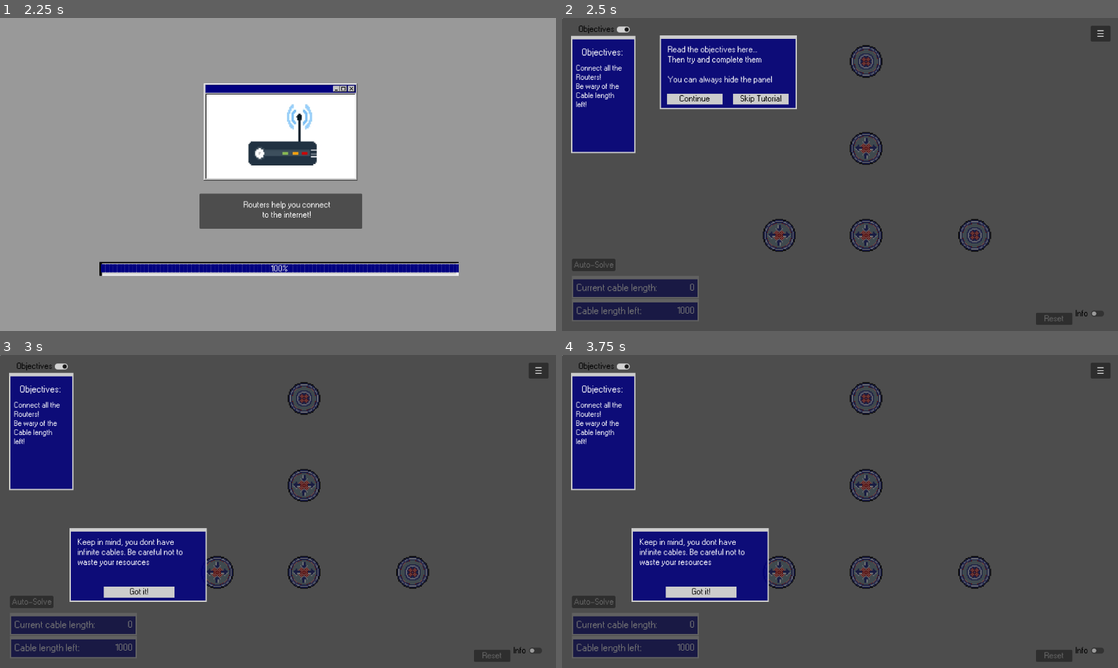
Above: before the commit, frames 1-4 (two rows, left to right).
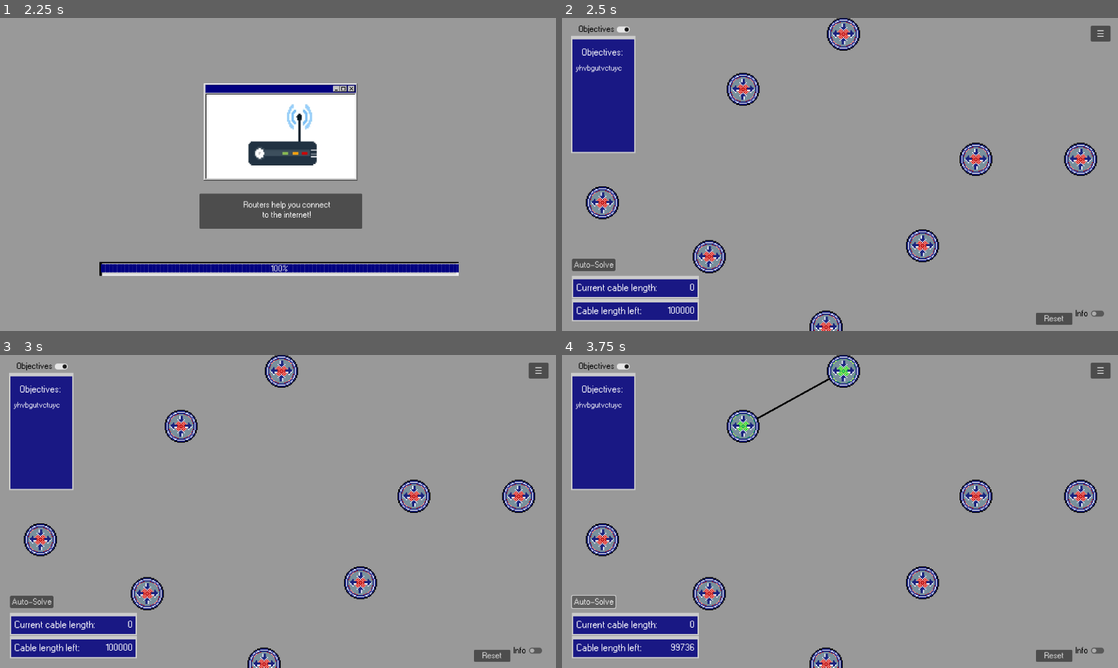
Above: after the commit, the same moments.

Repository: BcubeStudios/Netspace-Game
Game: Godot game, scene res://scenes/opening.tscn
Same seed, same stepped clock (60 frames per second), same inputs: the game is played once before the commit and once after it.
Inputs (mouse positions are in pixels of both pictures, inside the frame that each line leads up to):
- Up to frame 1 (2.25 s): click "START GAME" at 0.5 s; move the mouse to (400, 158) at 1.27 s; click (400, 158) at 1.42 s; move the mouse to (166, 190) at 2.02 s; click (166, 190) at 2.17 s
- Up to frame 2 (2.5 s): no input
- Up to frame 3 (3 s): click (133, 436) at 2.75 s, where only the run before the commit has a clickable "Continue"
- Up to frame 4 (3.75 s): click "Auto-Solve" at 3.5 s

Frame 1 is identical in both runs. In frame 2, 96% of the frame differs, in the area x 0-100%, y 0-100%; in frame 3, 96%; in frame 4, 96%.

Commit message:
small fix to node access

Diff:
--- a/GodotWorkspace/scenes/hud.tscn
+++ b/GodotWorkspace/scenes/hud.tscn
@@ -16,6 +16,7 @@
 
 [node name="overlay" type="Panel" parent="."]
 visible = false
+layout_mode = 0
 offset_left = 1.0
 offset_right = 1282.0
 offset_bottom = 721.0
--- a/GodotWorkspace/scenes/tsp_level.tscn
+++ b/GodotWorkspace/scenes/tsp_level.tscn
@@ -10,4 +10,3 @@
 [node name="gamePanel" parent="." instance=ExtResource("2_frtu2")]
 
 [node name="HUD" parent="." instance=ExtResource("3_od228")]
-visible = false
--- a/GodotWorkspace/scripts/loading_screen.gd
+++ b/GodotWorkspace/scripts/loading_screen.gd
@@ -17,7 +17,8 @@
 
 #changes to the demo
 func changeScene():
-	get_tree().change_scene_to_file("res://scenes/demo_level.tscn")
+	get_tree().change_scene_to_file("res://scenes/tsp_level.tscn")
+	#get_tree().change_scene_to_file("res://scenes/demo_level.tscn")
 
 # Called every frame. 'delta' is the elapsed time since the previous frame.
 #calls to play the animation and the loading bar
--- a/GodotWorkspace/scripts/tsp_level.gd
+++ b/GodotWorkspace/scripts/tsp_level.gd
@@ -5,8 +5,8 @@
 # Called when the node enters the scene tree for the first time.
 func _ready():
 	var dir = $gamePanel/Director
-	self.gamePanel.Director.max_phedge = 1000000
-	self.HUD.objectivePanel.objectivesLabel.text = "yhvbgutvctuyc"
+	dir.max_phedge = 1000000
+	$HUD/objectivesPanel/objectivesLabel.text = "yhvbgutvctuyc"
 
 	dir.createPoint("point1", randomCoordinates(Vector2i(640, 100)))
 	dir.createPoint("point2", randomCoordinates(Vector2i(910, 230)))
